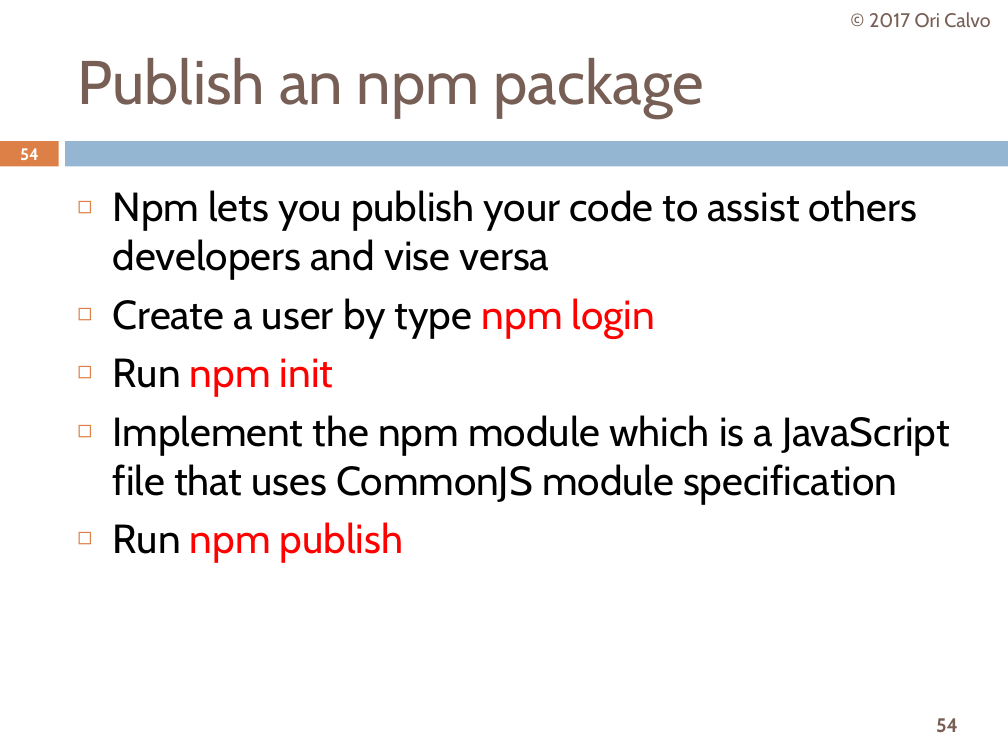
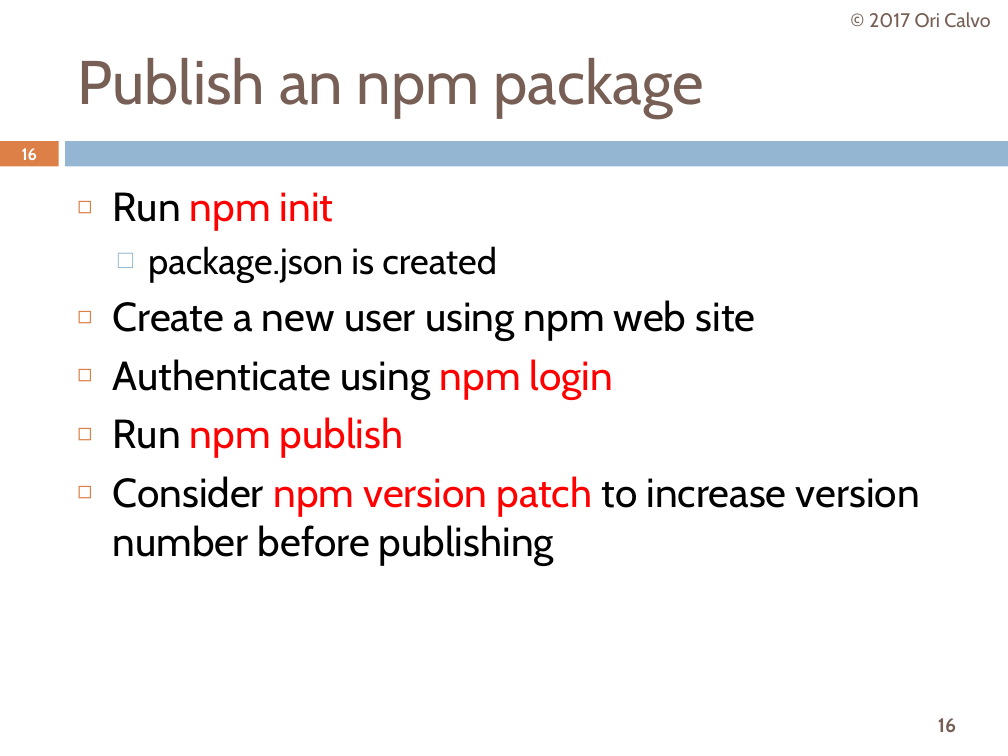
Before and after one commit to oricalvo/course-angular, a slide deck: slide 16 of PPTs/01 Build & Setup.pptx (slide 54 before the commit). Drawn at 1008x756 pixels with LibreOffice and Linux fonts; fonts in the diff are those of the drawing. Boxes give left, top, right and bottom in pixels: in the first picture for what was removed or moved away, otherwise in the second. Text is boxed around its words. In the diff, an @@ line names an element or a change of style, - is before the commit and + after.

```diff
--- a/PPTs/01 Build & Setup.pptx
+++ b/PPTs/01 Build & Setup.pptx
@@ page number at [22, 148, 37, 160]: text changed @@
-54
+16
@@ text at [113, 190, 917, 338]: paragraphs removed @@
-◻ Npm lets you publish your code to assist others developers and vise versa
-◻ Create a user by type npm login
@@ text at [113, 246, 756, 399]: text changed @@
-◻ Implement the npm module which is a JavaScript file that uses CommonJS module specification
+  □ package.json is created
+◻ Create a new user using npm web site
+◻ Authenticate using npm login
@@ text at [113, 476, 920, 565]: paragraph added @@
+◻ Consider npm version patch to increase version number before publishing
@@ page number at [938, 718, 956, 732]: text changed @@
-54
+16
```
Also in this commit, not shown: 16 other slides changed, 4 slides added, 12 slides removed, 17 other files.
